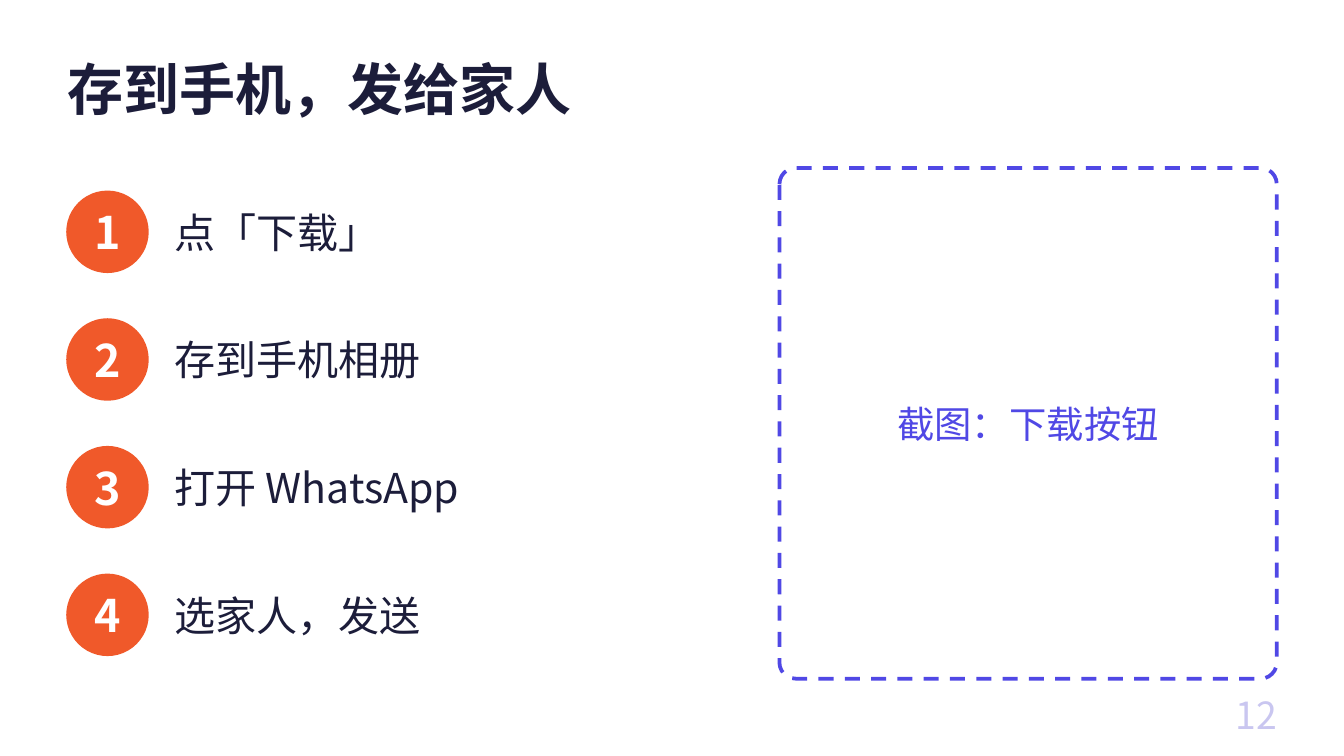
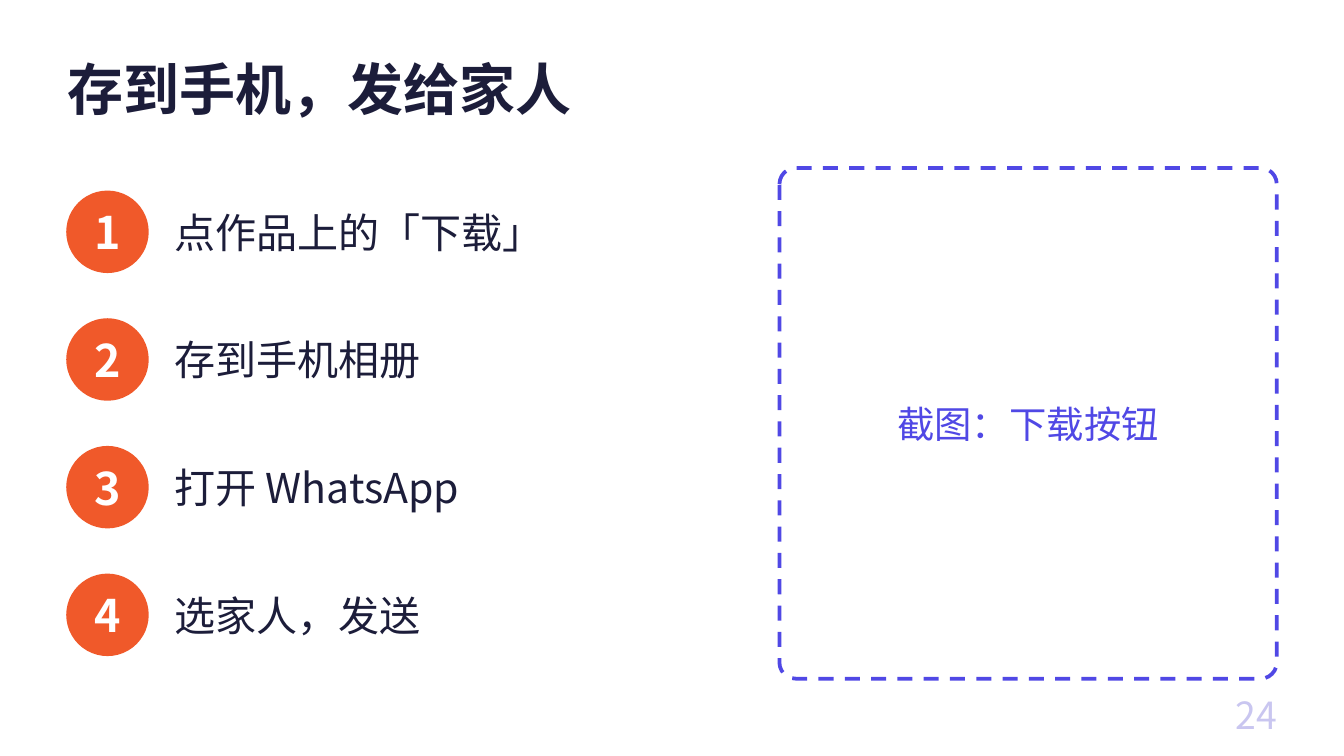
Before and after one commit to freyhuang-11/thinknova-memory, a slide deck: slide 24 of courses/CC长者课_AI情绪焕新/AI情绪焕新_长者课.pptx (slide 12 before the commit). Drawn at 1344x756 pixels with LibreOffice and Linux fonts; fonts in the diff are those of the drawing. Boxes give left, top, right and bottom in pixels: in the first picture for what was removed or moved away, otherwise in the second. Text is boxed around its words. In the diff, an @@ line names an element or a change of style, - is before the commit and + after.

```diff
--- a/courses/CC长者课_AI情绪焕新/AI情绪焕新_长者课.pptx
+++ b/courses/CC长者课_AI情绪焕新/AI情绪焕新_长者课.pptx
@@ text at [175,213,544,252]: text changed @@
-点「下载」
+点作品上的「下载」
@@ page number at [1235,701,1276,729]: text changed @@
-12
+24
```
Also in this commit, not shown: 8 other slides changed, 16 slides added, 1 slide removed, 7 other files.
